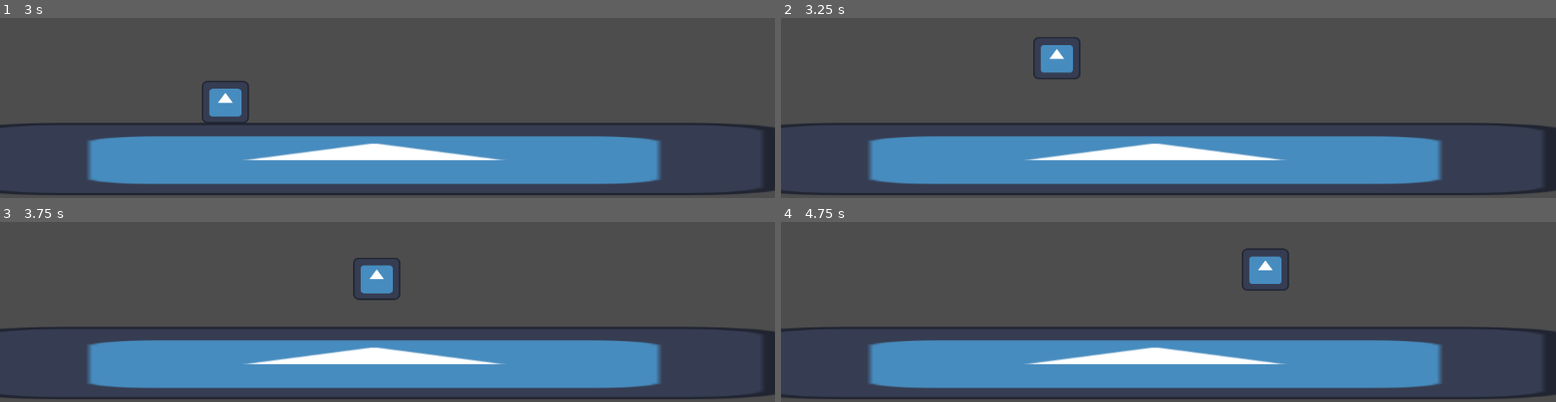
Above: before the commit, frames 1-4 (two rows, left to right).
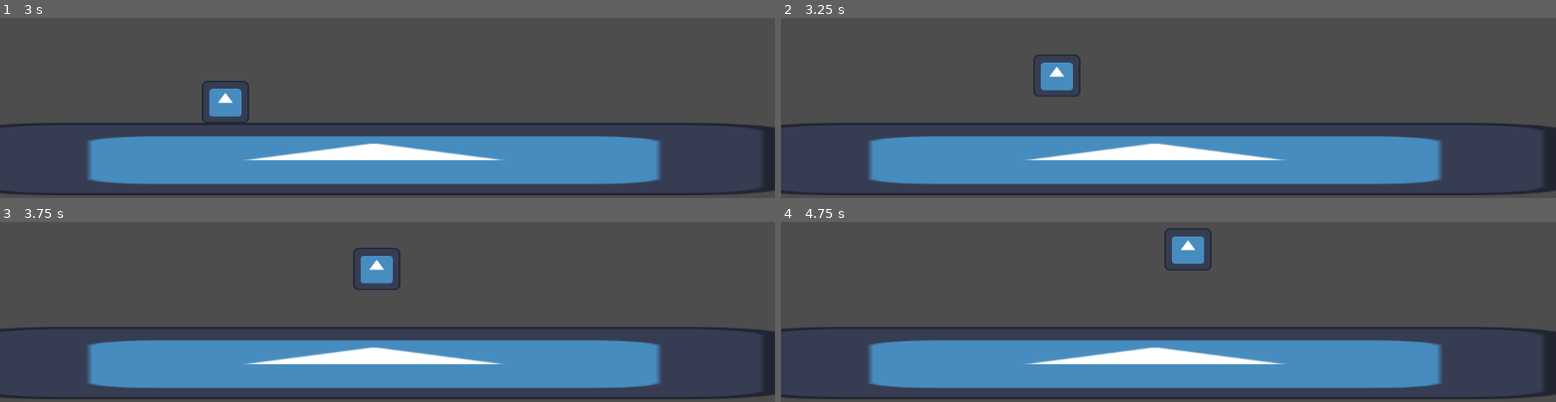
Above: after the commit, the same moments.

Repository: StarvingLyft/GMTK25
Game: Godot game, scene res://scenes/main.tscn
The game is run twice, just before and just after one commit, with the same random seed, the same clock (stepped at 60 frames per second) and the same inputs. The engine's default icon, where the game draws it, is replaced by a stand-in: a white triangle on a blue panel in a dark square.
Inputs:
- Up to frame 1 (3 s): tap Enter at 0.5 s; hold P (replay) 0.53-1.28 s; hold Right (right) 0.53-2.03 s; tap Space (jump) at 0.77, 0.8, 1.07, 1.35, 1.52, 1.82, 2.3 s; tap P (replay) at 1.55, 2.85 s; hold Left (left) 2.03-2.78 s; hold R (record_toggle) 2.03-2.78 s; hold Right (right) from 2.78 s (still down)
- Up to frame 2 (3.25 s): keep holding Right (right); tap Space (jump) at 3.02 s
- Up to frame 3 (3.75 s): keep holding Right (right); tap Space (jump) at 3.32 s; hold P (replay) from 3.53 s (still down)
- Up to frame 4 (4.75 s): tap Space (jump) at 3.77, 3.8, 4.07, 4.35, 4.52 s; release Right (right) at 4.28 s; release P (replay) at 4.28 s; hold Left (left) from 4.28 s (still down); tap P (replay) at 4.55 s

Frame 1 is identical in both runs. In frame 2, 1.0% of the frame differs, in the area x 32-39%, y 10-44%; in frame 3, 0.8%; in frame 4, 1.7%, in the area x 49-66%, y 3-39%.

Commit message:
disabled keyboard input in replay

Diff:
--- a/scenes/main.gd
+++ b/scenes/main.gd
@@ -59,6 +59,7 @@
 	if replay_index >= recorded_inputs.size():
 		print("--- Replay Finished ---")
 		is_replaying = false
+		$player.is_replaying=false
 		return
 
 	# Calculate how much time has passed since the replay started.
@@ -73,13 +74,22 @@
 		var is_pressed: bool = next_event.pressed
 
 		# Simulate the input action using Godot's Input singleton.
-		if is_pressed:
-			Input.action_press(action)
-			print("Replaying: PRESS ",action)
-		else:
-			Input.action_release(action)
-			print("Replaying: RELEASE ",action)
-
+		#if is_pressed:
+			#Input.action_press(action)
+			#print("Replaying: PRESS ",action)
+		#else:
+			#Input.action_release(action)
+			#print("Replaying: RELEASE ",action)
+		print("Replaying: PRESS ",action)
+		match action:
+					"jump":
+						if is_pressed and $player.is_on_floor():
+							$player.velocity.y = $player.jump_speed
+					"right":
+						$player.velocity.x = $player.speed if is_pressed else 0
+					"left":
+						$player.velocity.x = -$player.speed if is_pressed else 0
+		print("Replaying: RELEASE ",action)
 		# Move to the next event for the next frame.
 		replay_index += 1
 
@@ -104,6 +114,7 @@
 
 	print("--- ▶️ Started Replay ---")
 	is_replaying = true
+	$player.is_replaying = true
 	is_recording = false # Can't replay and record.
 	replay_index = 0
 	start_time_msec = Time.get_ticks_msec()
--- a/scenes/player.gd
+++ b/scenes/player.gd
@@ -2,6 +2,7 @@
 
 var speed = 300.0
 var jump_speed = -400.0
+var is_replaying: bool = false
 
 # Get the gravity from the project settings so you can sync with rigid body nodes.
 var gravity = ProjectSettings.get_setting("physics/2d/default_gravity")
@@ -12,11 +13,12 @@
 	velocity.y += gravity * delta
 
 	# Handle Jump.
-	if Input.is_action_just_pressed("jump") and is_on_floor():
+	if Input.is_action_just_pressed("jump") and is_on_floor() and not is_replaying:
 		velocity.y = jump_speed
 
 	# Get the input direction.
-	var input_dir = Input.get_vector("left", "right", "ui_up", "ui_down")
-	velocity.x = input_dir.x * speed
+	if not is_replaying:
+		var input_dir = Input.get_vector("left", "right", "ui_up", "ui_down")
+		velocity.x = input_dir.x * speed
 
 	move_and_slide()
